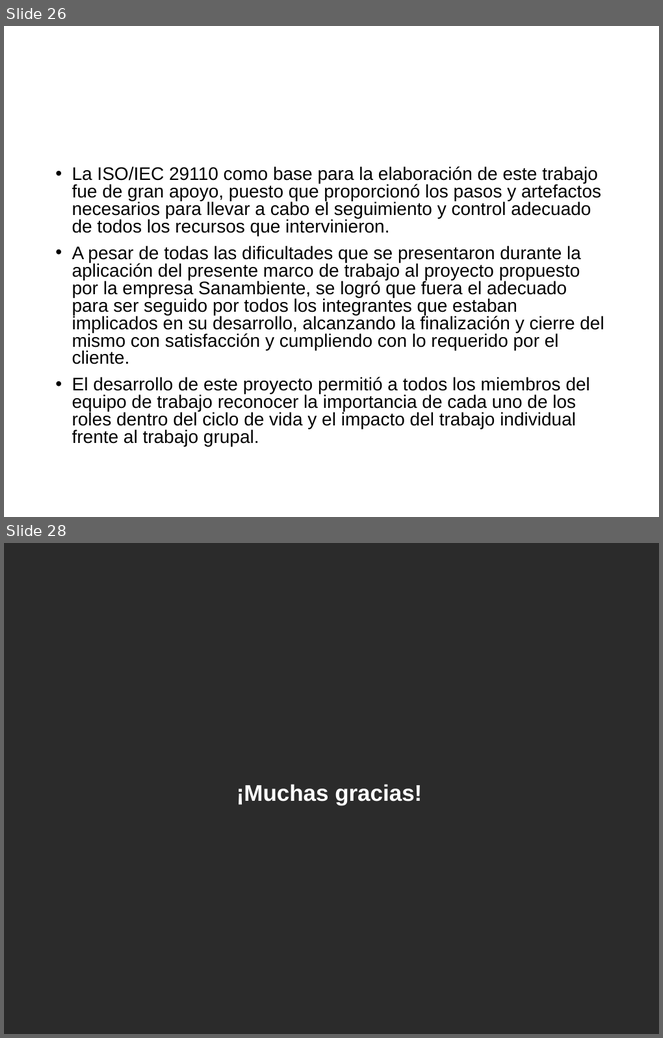
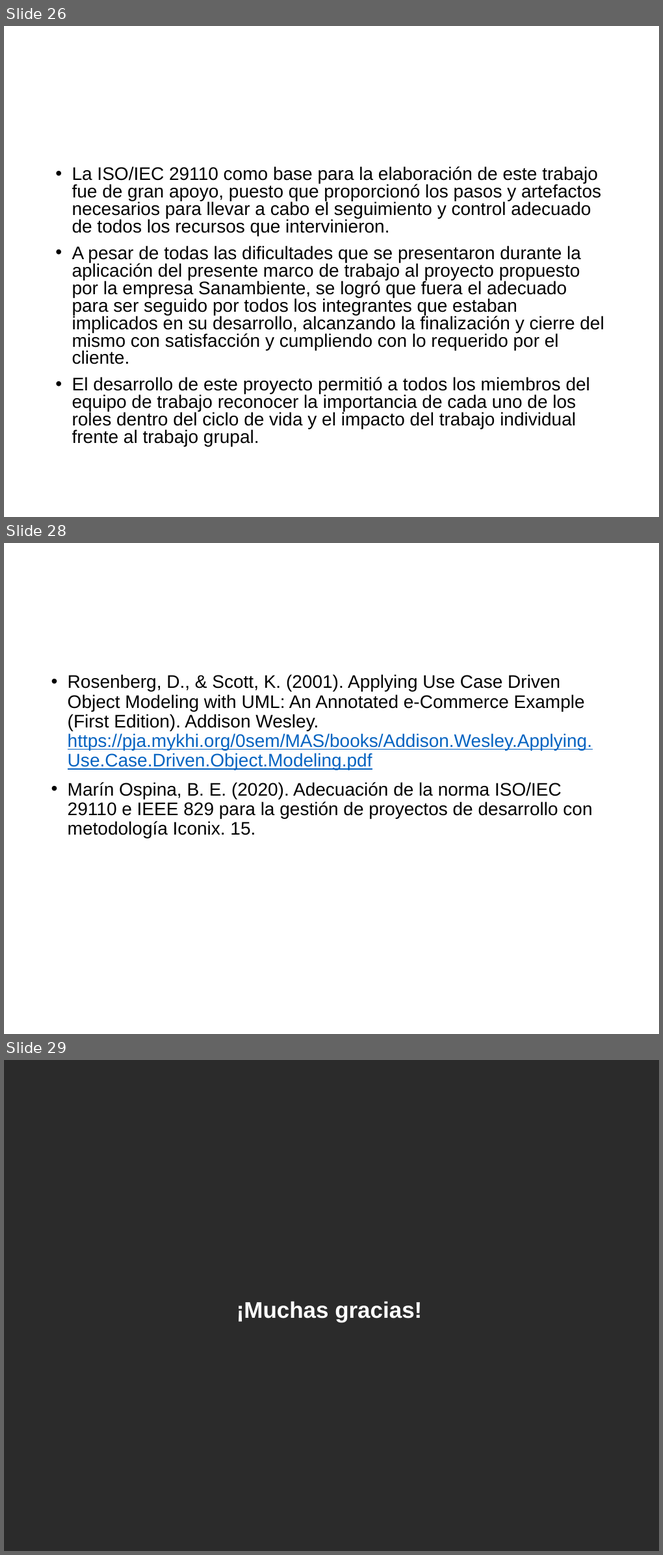
Before and after one commit to cristianpazu/Proyecto-Sanambiente, a slide deck: Documento(s) de proyecto de grado/Presentación del proyecto de grado.pptx. Shown one above the other, each under a label of ours: slides 26 and 28 before the commit, slides 26, 28 and 29 after it; the slides between them are not shown. The pictures are 663x1038 and 663x1555 pixels, drawn with LibreOffice and Linux fonts; fonts in the diff are those of the drawing; background and template pictures are left out; a plain dark background stands for a picture behind light text. Boxes give left, top, right and bottom in pixels: in the first picture for what was removed or moved away, otherwise in the second. Text is boxed around its words. In the diff, an @@ line names an element or a change of style, - is before the commit and + after.

Commit message:
Cambios en las diapositivas para la sustentación del proyecto

```diff
--- a/Documento(s) de proyecto de grado/Presentación del proyecto de grado.pptx
+++ b/Documento(s) de proyecto de grado/Presentación del proyecto de grado.pptx
@@ slide 28 added at box(4, 543, 659, 1034), background picture (left out) @@
@@ title added at box(152, 585, 642, 640), 25 pt, text #FFFFFF, bold @@
+8. Bibliografía (2/2)
@@ text added at box(68, 674, 592, 838), 20 pt, text #000000 @@
+• Rosenberg, D., & Scott, K. (2001). Applying Use Case Driven Object Modeling with UML: An Annotated e-Commerce Example (First Edition). Addison Wesley. https://pja.mykhi.org/0sem/MAS/books/Addison.Wesley.Applying.Use.Case.Driven.Object.Modeling.pdf
+• Marín Ospina, B. E. (2020). Adecuación de la norma ISO/IEC 29110 e IEEE 829 para la gestión de proyectos de desarrollo con metodología Iconix. 15.
@@ what was slide 28 is now slide 29 @@
```
Also in this commit, not shown: 2 slides changed.
